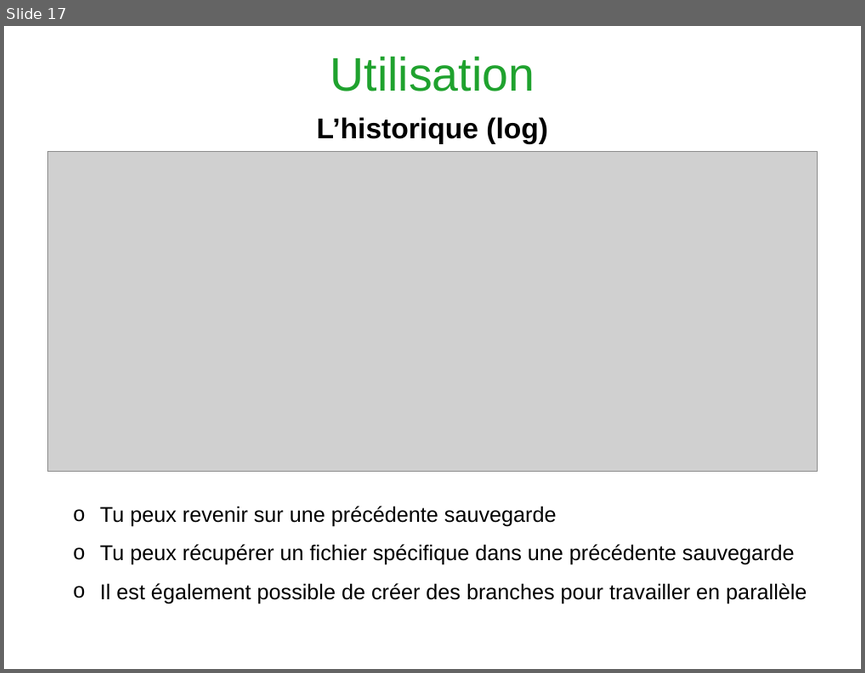
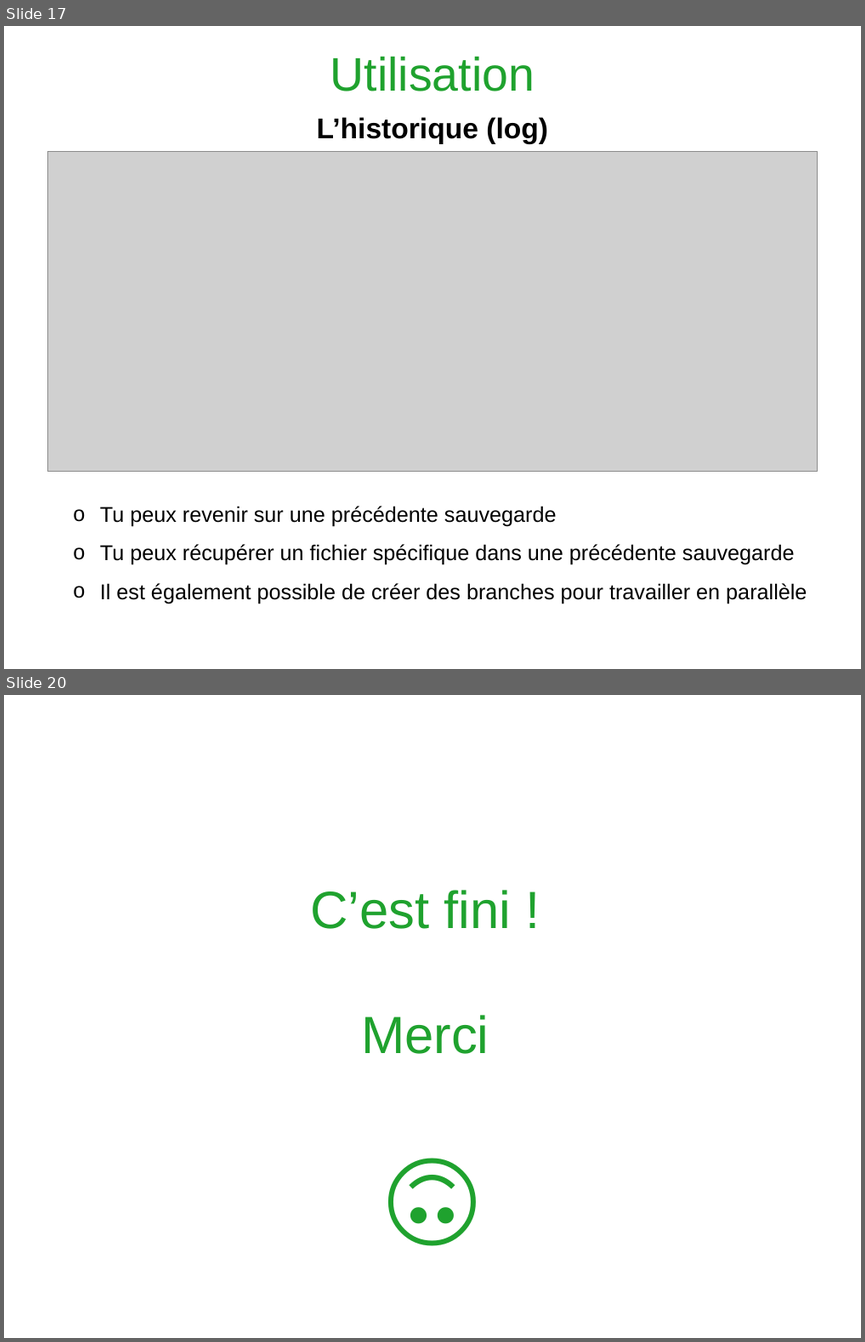
Before and after one commit to Heuclin/Git-sur-Rstudio, a slide deck: Présentation_gitlab_Rstudio.pptx. Shown one above the other, each under a label of ours: slide 17 before the commit, slides 17 and 20 after it; the slides between them are not shown. The pictures are 865x673 and 865x1342 pixels, drawn with LibreOffice and Linux fonts; fonts in the diff are those of the drawing; grey boxes stand for pictures; background and template pictures are left out. Boxes give left, top, right and bottom in pixels: in the first picture for what was removed or moved away, otherwise in the second. Text is boxed around its words. In the diff, an @@ line names an element or a change of style, - is before the commit and + after.

```diff
--- a/Présentation_gitlab_Rstudio.pptx
+++ b/Présentation_gitlab_Rstudio.pptx
@@ slide 20 added at <box>4,695,861,1338</box>, background #FFFFFF @@
@@ title added at <box>310,890,511,1054</box>, 44 pt, text #1FA22E @@
+C’est fini !
+Merci
+🙃
```
Also in this commit, not shown: 7 slides changed, 2 other slides added, 1 slide removed, 1 other file.
